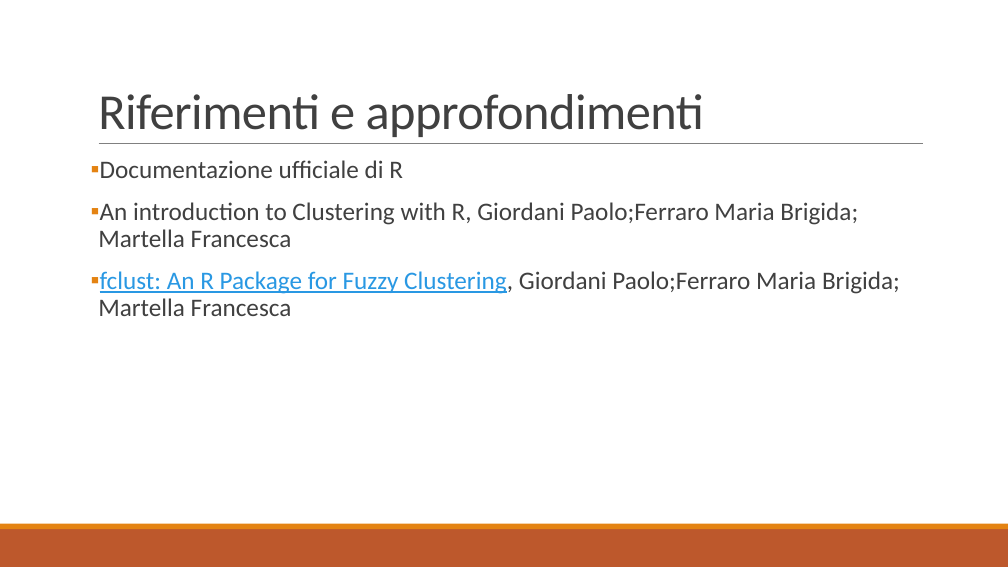
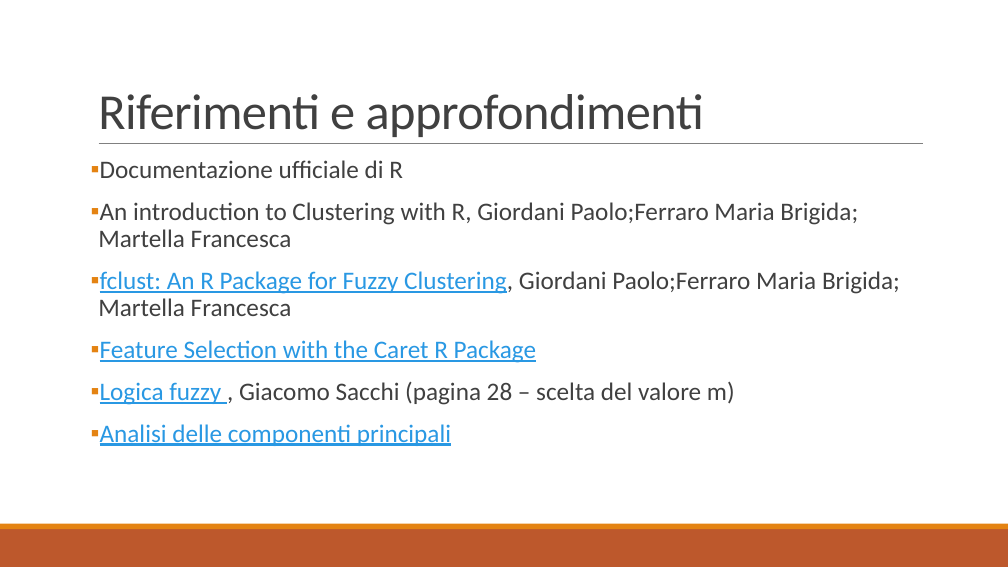
Before and after one commit to Gallo00/progettoDM, a slide deck: slide 40 of relazione.pptx (slide 38 before the commit). Drawn at 1008x567 pixels with LibreOffice and Linux fonts; fonts in the diff are those of the drawing. Boxes give left, top, right and bottom in pixels: in the first picture for what was removed or moved away, otherwise in the second. Text is boxed around its words. In the diff, an @@ line names an element or a change of style, - is before the commit and + after.

```diff
--- a/relazione.pptx
+++ b/relazione.pptx
@@ text at bbox=[100, 340, 735, 446]: paragraphs added @@
+▪ Feature Selection with the Caret R Package
+▪ Logica fuzzy , Giacomo Sacchi (pagina 28 – scelta del valore m)
+▪ Analisi delle componenti principali
```
Also in this commit, not shown: 4 other slides changed, 2 slides added, 8 other files.
